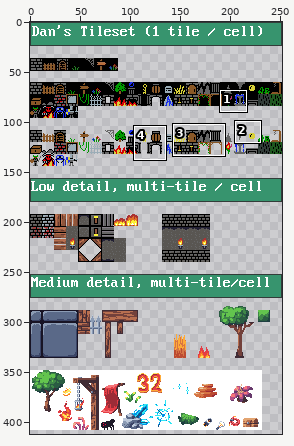
Two states of a sprite sheet, assets/tiles/davidyork/original-investigation.png. The first picture is a wide view before the edit; the outline marks the close-up.
Close-up. The starting point:
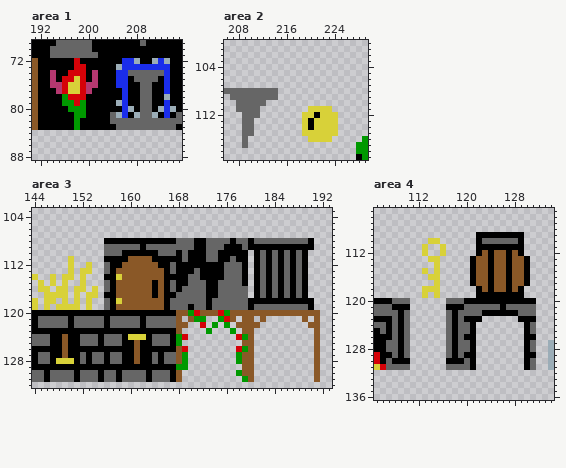
Colours within 5 levels of each other are drawn and written as one. Shown: area 1: x 191..215, y 69..88; area 2: x 206..229, y 100..119; area 3: x 144..193, y 103..132; area 4: x 105..134, y 105..136. The wide view leaves out empty margins. The commit also changed other parts of the picture, which this record leaves out.
After the commit:
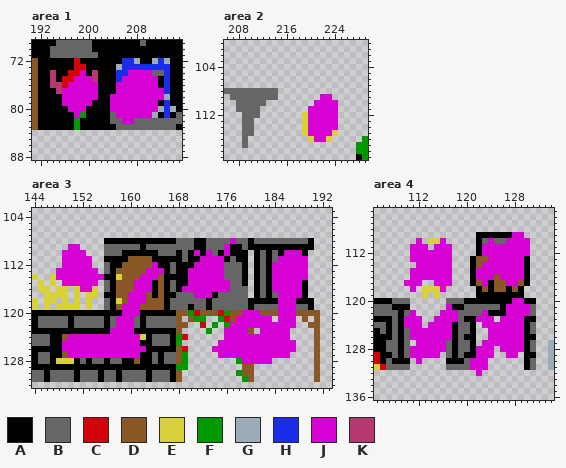
Palette (. is transparent): A #000000  B #666666  C #d50208  D #8a5827  E #d8d139  F #009900  G #9badb7  H #1a2deb  J #d502d3  K #b53870
From old to new:
file 1008x1672 -> 252x418 pixels (blocks of 4x4 -> 1x1; one block is one cell here)
Changed rows in their new state; - is an unchanged pixel.
Area 1:
first column x 196:
74 ---J-------JJJJ--
75 --JJJ-----JJJJJJ-
76 -JJJJJ---JJJJJJJ-
77 JJJJJJ---JJJJJJJJ
78 JJJJJJ--JJJJJJJJJ
79 JJJJJ---JJJJJJJJ-
80 -JJJ----JJJJJJJJ-
81 --J------JJJJJJ--
82 ----------JJ-----
Area 2:
first column x 220:
109 --JJ-
110 -JJJJ
111 JJJJJ
112 JJJJJ
113 JJJJJ
114 JJJJJ
115 JJJJ-
116 -JJ--
Area 3:
first column x 148:
108 -----------------------------J------------
109 --JJ------------------------J-------------
110 -JJJJ------------------J-J--J---------JJJ-
111 -JJJJJ------------------JJJJ---------JJJJJ
112 -JJJJJ----------J------JJJJJ--------JJJJJJ
113 JJJJJJJ--------JJJ----JJJJJJ--------JJJJJJ
114 JJJJJJJJ------JJJ-----JJJJJJ--------JJJJJJ
115 -JJJJJJ------JJJ------JJJJJJJ-------JJJJJ-
116 ----JJ-------JJJ-----JJJJJJJJ-------JJJJJ-
117 ------------JJJ--------JJJ-----------JJJJ-
118 ------------JJJ----------------------JJJ--
119 -----------JJJ-----------------------JJJ--
120 -----------JJJ-----------------JJJ---JJJ--
121 ----------JJJ-----------------JJJJJJ-JJJ--
122 ----------JJJ----------------JJJJJJJJJJJ--
123 ---------JJJJ---------------JJJJ--JJJJJ---
124 --JJJJJJJJJJJJ--------------JJJJJJJJJJJ---
125 -JJJJJJJJJJJJJ-------------JJJJJJJJJJJJJ--
126 -JJJJJJJJJJJJJJ-----------JJJJJJJJJJJJJJ--
127 --JJJJJJJJJJJJ-------------JJJJJJJJJJJJ---
128 -------------------------------JJJJJ------
Area 4:
first column x 110:
109 ------------------JJ-
110 --J---J-------J--JJJJ
111 -JJJ-JJJ-----JJJJJJJJ
112 -JJJJJJJ-----JJJJJJJJ
113 -JJJJJJJ------JJJJJJ-
114 --JJJJJJ-----JJJJJJJ-
115 -JJJJJJJ----JJJJJJJJ-
116 -JJJJJJJ----JJJ-JJJJ-
117 JJJ--JJJ-----J---JJ--
118 -J----J--------------
120 ------------------JJ-
121 -------J---------JJJJ
122 -J----JJJ----J---JJJJ
123 JJJ--JJJJ---JJJ-JJJJ-
124 JJJ-JJJJ-----JJJJJJJ-
125 -JJJJJJJ------JJJJJJ-
126 -JJJJJJJ------JJJJJJ-
127 --JJJJJ------JJJJJJJ-
128 -JJJJJJ-----JJJ-JJJJ-
129 -JJJJJ------JJJ--JJ--
130 --J--------JJJ-------
131 -----------JJJ-------
132 ------------J--------
